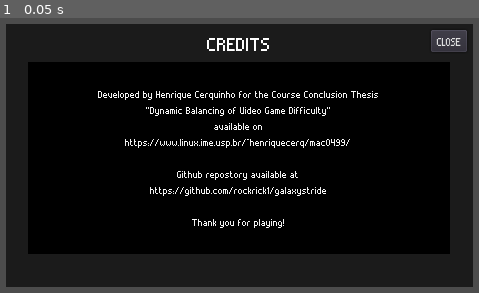
Above: before the commit, frame 1.
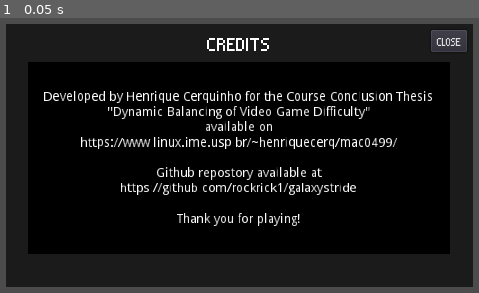
Above: after the commit, the same moment.

Repository: rockrick1/galaxy-stride
Game: Godot game, scene res://menus/credits.tscn
Same seed, same stepped clock (60 frames per second), same inputs: the game is played once before the commit and once after it. This scene is started directly instead of the project's main scene.
Inputs:
- Up to frame 1 (0.05 s): no input

The runs differ from the first frame. In frame 1, 6.0% of the frame differs, in the area x 9-91%, y 26-77%.

Commit message:
fix credits

Diff:
--- a/menus/credits.tscn
+++ b/menus/credits.tscn
@@ -8,10 +8,6 @@
 font_data = ExtResource( 6 )
 
 [sub_resource type="DynamicFont" id=2]
-size = 15
-font_data = ExtResource( 6 )
-
-[sub_resource type="DynamicFont" id=3]
 size = 18
 font_data = ExtResource( 6 )
 
@@ -66,11 +62,11 @@
 }
 
 [node name="RichTextLabel" type="Label" parent="ColorRect"]
-margin_left = 62.0
+margin_left = 33.0
 margin_top = 46.0
-margin_right = 403.0
-margin_bottom = 221.0
-custom_fonts/font = SubResource( 2 )
+margin_right = 477.0
+margin_bottom = 242.0
+rect_scale = Vector2( 0.9, 0.9 )
 text = "Developed by Henrique Cerquinho for the Course Conclusion Thesis
 \"Dynamic Balancing of Video Game Difficulty\"
 available on
@@ -91,9 +87,10 @@
 margin_top = 6.0
 margin_right = 461.0
 margin_bottom = 28.0
-custom_fonts/font = SubResource( 3 )
+custom_fonts/font = SubResource( 2 )
 text = "CLOSE"
 __meta__ = {
 "_edit_use_anchors_": false
 }
+
 [connection signal="pressed" from="ColorRect/Close" to="." method="_on_Close_pressed"]
--- a/menus/main_menu.tscn
+++ b/menus/main_menu.tscn
@@ -279,6 +279,7 @@
 margin_bottom = 1081.0
 script = ExtResource( 1 )
 __meta__ = {
+"_edit_lock_": true,
 "_edit_use_anchors_": false
 }
 
@@ -292,6 +293,7 @@
 margin_bottom = 300.0
 color = Color( 0.0352941, 0.0352941, 0.0352941, 1 )
 __meta__ = {
+"_edit_lock_": true,
 "_edit_use_anchors_": false
 }
 
@@ -299,6 +301,7 @@
 margin_right = 512.0
 margin_bottom = 300.0
 __meta__ = {
+"_edit_lock_": true,
 "_edit_use_anchors_": false
 }
 
@@ -452,6 +455,7 @@
 
 [node name="Fade" type="AnimationPlayer" parent="Music"]
 anims/fade_out = SubResource( 17 )
+
 [connection signal="mouse_entered" from="MenuItems/Buttons/NewGame" to="." method="_on_play_mouse_entered"]
 [connection signal="mouse_exited" from="MenuItems/Buttons/NewGame" to="." method="_on_play_mouse_exited"]
 [connection signal="pressed" from="MenuItems/Buttons/NewGame" to="." method="_on_newgame_pressed"]
--- a/project.godot
+++ b/project.godot
@@ -10,7 +10,6 @@
 
 _global_script_classes=[  ]
 _global_script_class_icons={
-
 }
 
 [application]
@@ -131,7 +130,8 @@
 
 [rendering]
 
-quality/2d/use_pixel_snap=true
+2d/snapping/use_gpu_pixel_snap=true
 quality/filters/anisotropic_filter_level=1
 quality/filters/use_nearest_mipmap_filter=true
 environment/default_environment="res://default_env.tres"
+quality/2d/use_pixel_snap=true
Not shown: 1 places in menus/credits.tscn that only renumber resources
